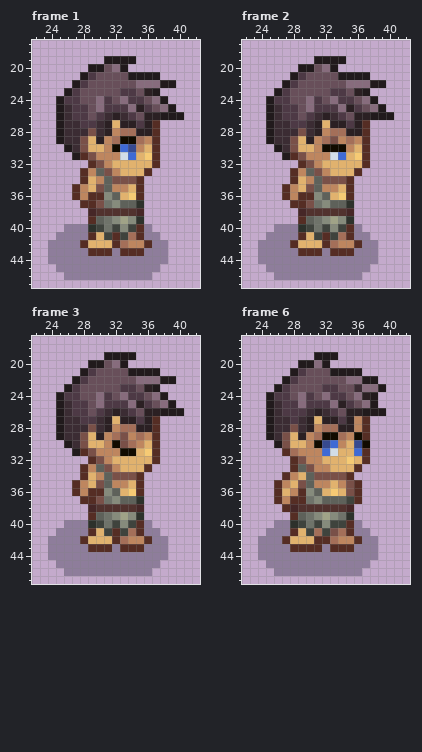
Pixel-art file: Assets/Imported/Swordsmen/asperite_no_sword/Swordsman_lvl1_Idle/Swordsman_lvl1_Idle_side_right.aseprite. The picture above was drawn from the file before the commit.
64x64 pixels, 12 frames. Colours within 5 levels of each other are drawn and written as one. Shown: frame 1: x 22..42, y 17..47; frame 2: x 22..42, y 17..47; frame 3: x 22..42, y 17..47; frame 6: x 22..42, y 17..47. The commit also changed other frames, which this record leaves out.
New version:
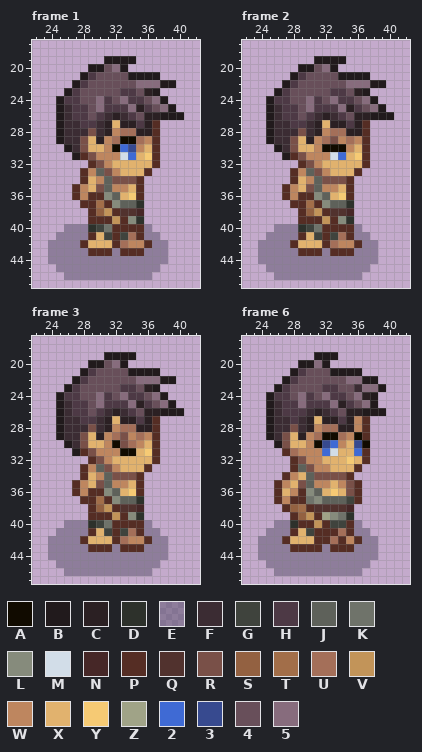
Palette (. is transparent): A #110b00  B #211a1c  C #2b2023  D #2d312b  E #28293f59  F #3b2c33  G #3f433d  H #4d3945  J #5e615a  K #6f736a  L #868b7c  M #d2dde8  N #462727  P #552d24  Q #51322e  R #795048  S #936141  T #a26e49  U #a46f59  V #c29459  W #be865f  X #e1b26e  Y #f6ca74  Z #a0a387  2 #3f6ad4  3 #374a8f  4 #684f5a  5 #876c7d
Change:
layer "sword" now shown
Frame 1, layer "sword":
y 37: x 30..31 RK -> TP
y 38: x 29..32 NQQQ -> PSVP
y 39: x 30..33 JKLZ -> PPVP
y 40: x 32..34 GLG -> PPP
Frame 2, layer "sword": the same change as frame 1
Frame 3, layer "sword": the same change as frame 1
Frame 6, layer "sword":
y 38: x 28..30 NQQ -> STP
y 39: x 29..31 JKL -> SVP
y 40: x 29..32 GKGL -> PPVP
y 41: x 31..33 UGR -> PPP
y 42: x 34 W -> P
Pixel boxes of the changes (left, top, right, bottom) in both pictures:
changed: (88, 200, 136, 232)
changed: (298, 200, 346, 232)
changed: (88, 496, 136, 528)
changed: (290, 504, 346, 544)
